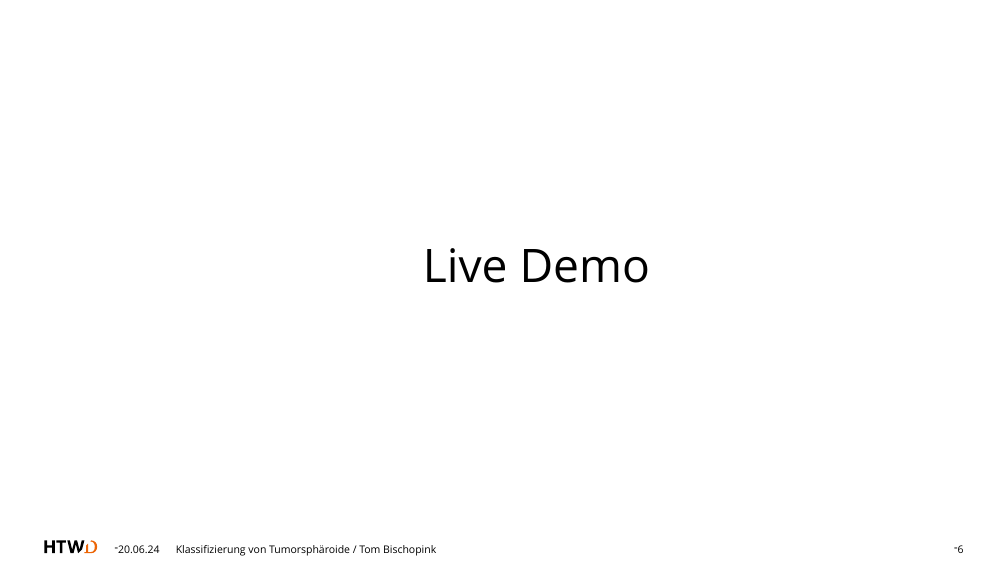
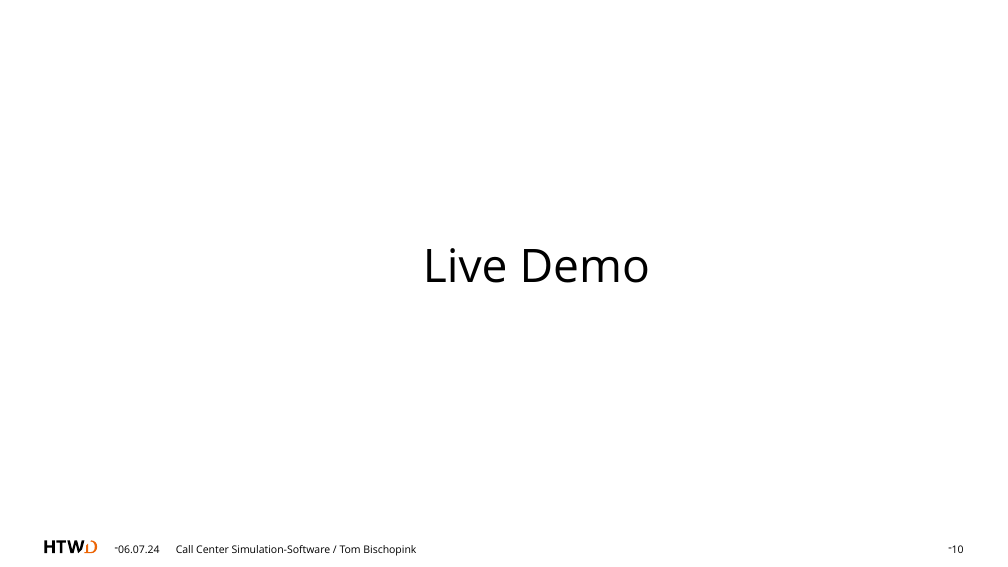
Before and after one commit to tombk556/Call-Center-Simulation, a slide deck: slide 10 of präsentation_callcenter.pptx (slide 6 before the commit). Drawn at 1008x567 pixels with LibreOffice and Linux fonts; fonts in the diff are those of the drawing. Boxes give left, top, right and bottom in pixels: in the first picture for what was removed or moved away, otherwise in the second. Text is boxed around its words. In the diff, an @@ line names an element or a change of style, - is before the commit and + after.

```diff
--- a/präsentation_callcenter.pptx
+++ b/präsentation_callcenter.pptx
@@ text at (118,545,159,553): text changed @@
-20.06.24
+06.07.24
@@ text at (176,545,416,556): text changed @@
-Klassifizierung von Tumorsphäroide / Tom Bischopink
+Call Center Simulation-Software / Tom Bischopink
@@ page number at (952,545,964,553): text changed @@
-6
+10
```
Also in this commit, not shown: 5 other slides changed, 4 slides added, 1 other file.
